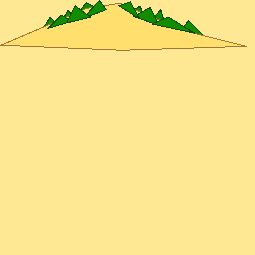
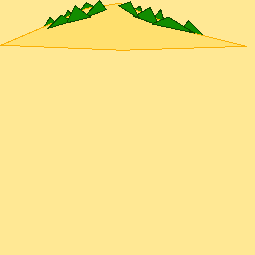
Two versions of the same layered image (255px x 255px). Layer-by-layer changes:
painted on "Dune" over [0, 3, 247, 51]